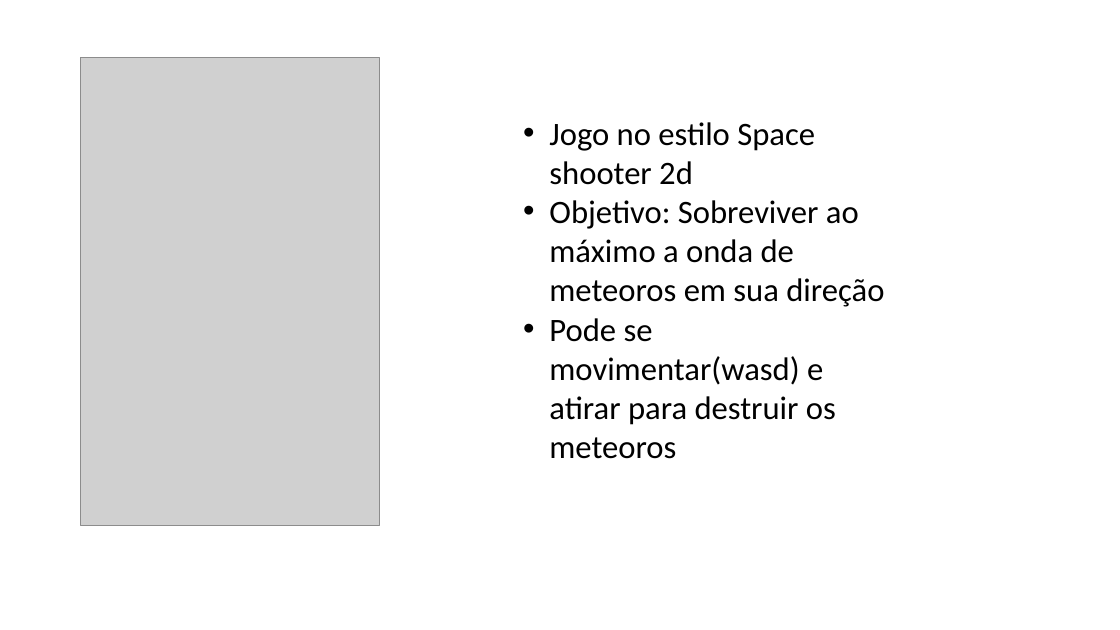
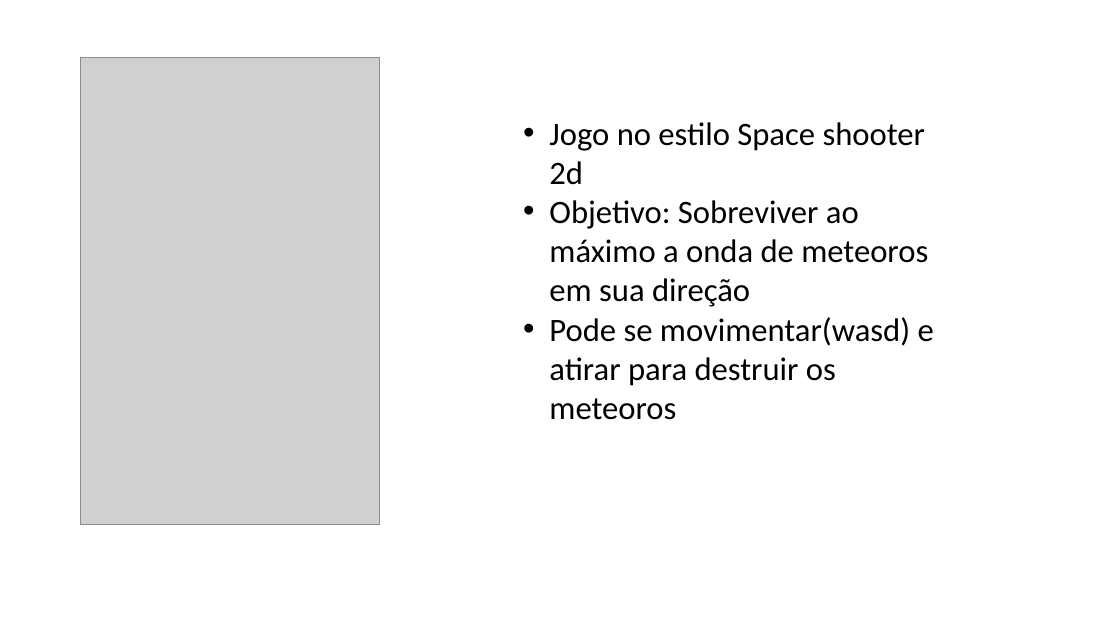
Before and after one commit to DanilloCatalao/ReactiveSystems, a slide deck: slide 2 of Miniprojeto2/MiniProjeto Löve2d.pptx. Drawn at 1120x630 pixels with LibreOffice and Linux fonts; fonts in the diff are those of the drawing; grey boxes stand for pictures. Boxes give left, top, right and bottom in pixels: in the first picture for what was removed or moved away, otherwise in the second. Text is boxed around its words. In the diff, an @@ line names an element or a change of style, - is before the commit and + after.

```diff
--- a/Miniprojeto2/MiniProjeto Löve2d.pptx
+++ b/Miniprojeto2/MiniProjeto Löve2d.pptx
@@ text "Jogo no estilo Space shooter ..." rewrapped from (x1=549, y1=122, x2=884, y2=459) to (x1=549, y1=122, x2=934, y2=420) @@
```
Also in this commit, not shown: 1 other slide changed, 2 slides added, 2 slides removed, 1 other file.
